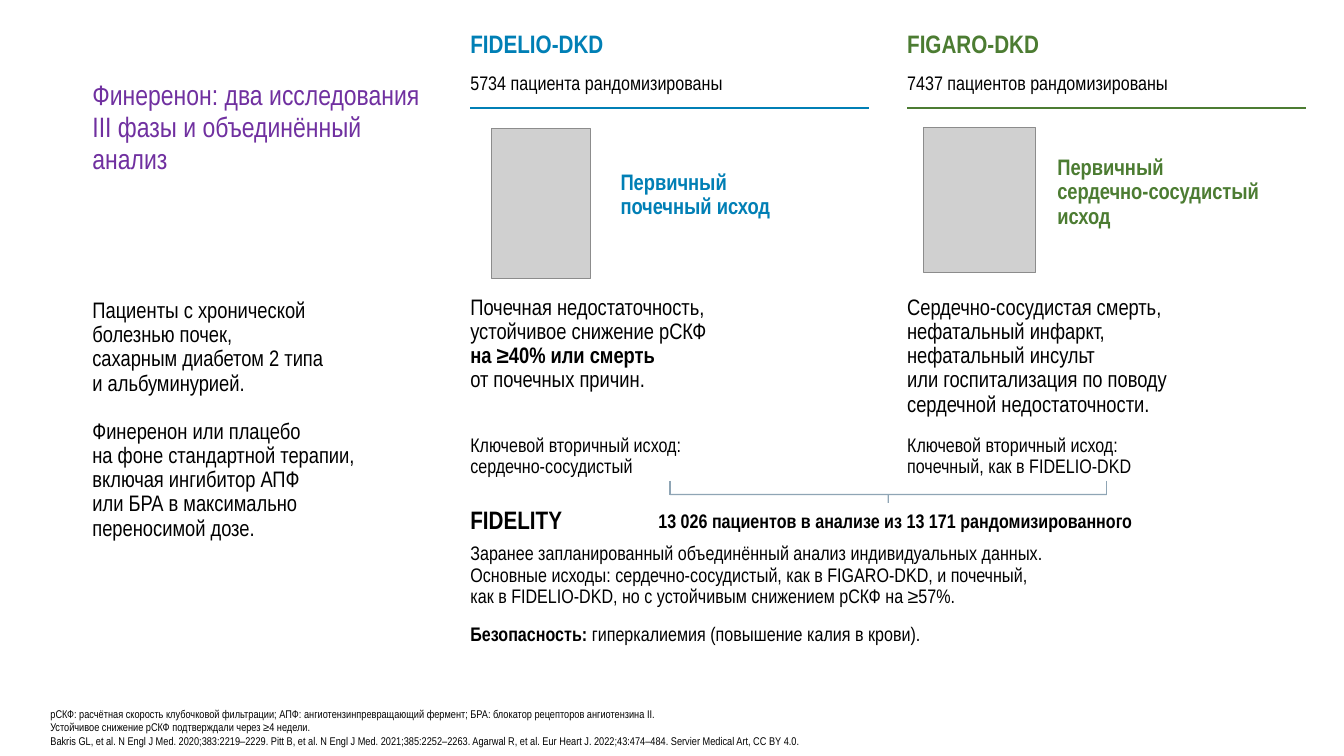
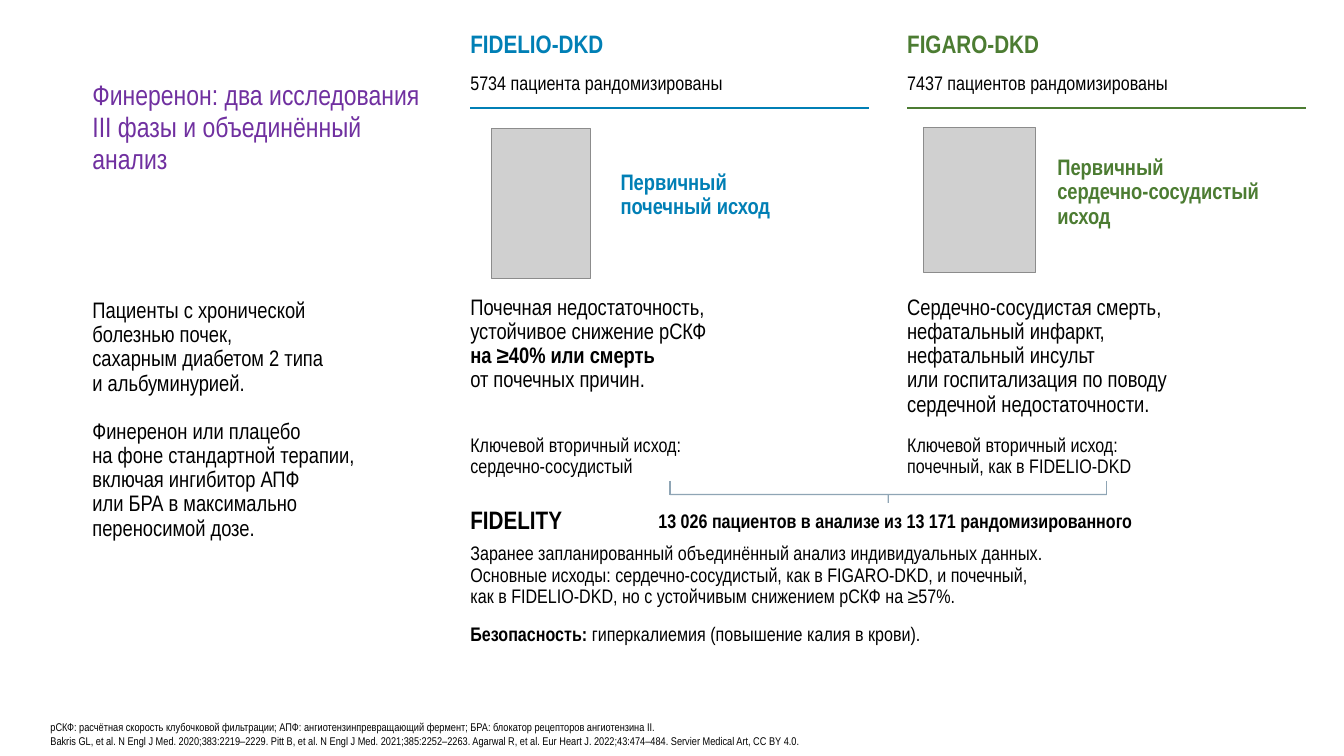
Before and after one commit to drabdulbosit1-eng/my-test-cloud, a slide deck: slide 18 of finerenone/Finerenone_Levin_reviewed.pptx. Drawn at 1344x756 pixels with LibreOffice and Linux fonts; fonts in the diff are those of the drawing; grey boxes stand for pictures. Boxes give left, top, right and bottom in pixels: in the first picture for what was removed or moved away, otherwise in the second. Text is boxed around its words. In the diff, an @@ line names an element or a change of style, - is before the commit and + after.

```diff
--- a/finerenone/Finerenone_Levin_reviewed.pptx
+++ b/finerenone/Finerenone_Levin_reviewed.pptx
@@ text "рСКФ: расчётная скорость клубочковой фильтрации; ...": place and size @@
-text "рСКФ: расчётная скорость клубочковой фильтрации; ..." at box(50, 709, 799, 748)
+text "рСКФ: расчётная скорость клубочковой фильтрации; ..." at box(50, 723, 799, 748)
@@ text at box(50, 723, 310, 734): paragraph removed @@
-Устойчивое снижение рСКФ подтверждали через ≥4 недели.
```
Also in this commit, not shown: 24 other slides changed, 1 other file.
